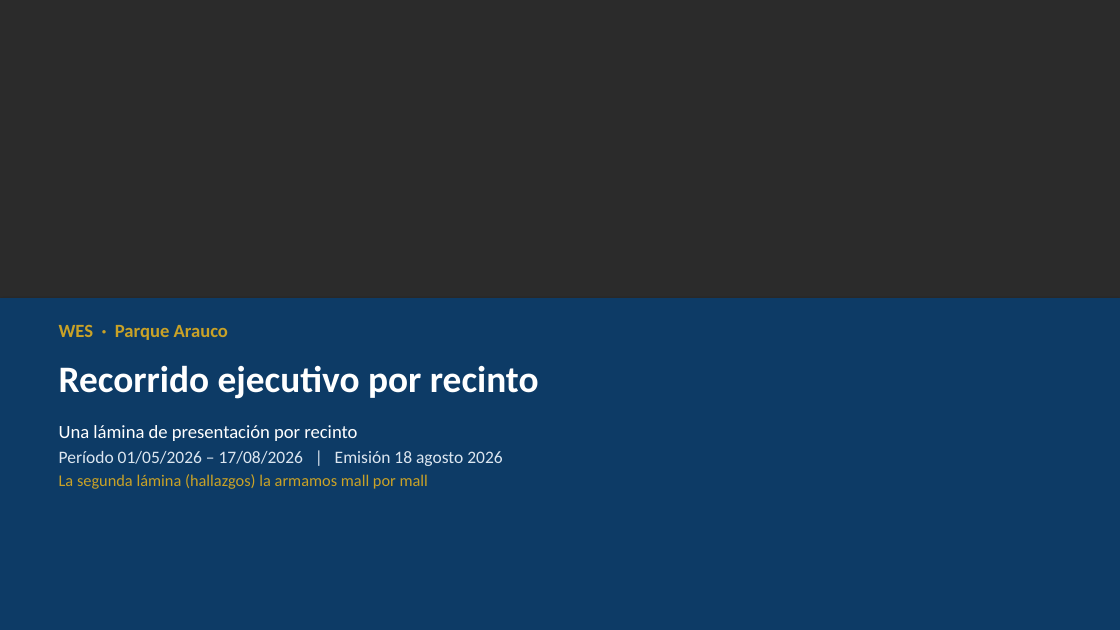
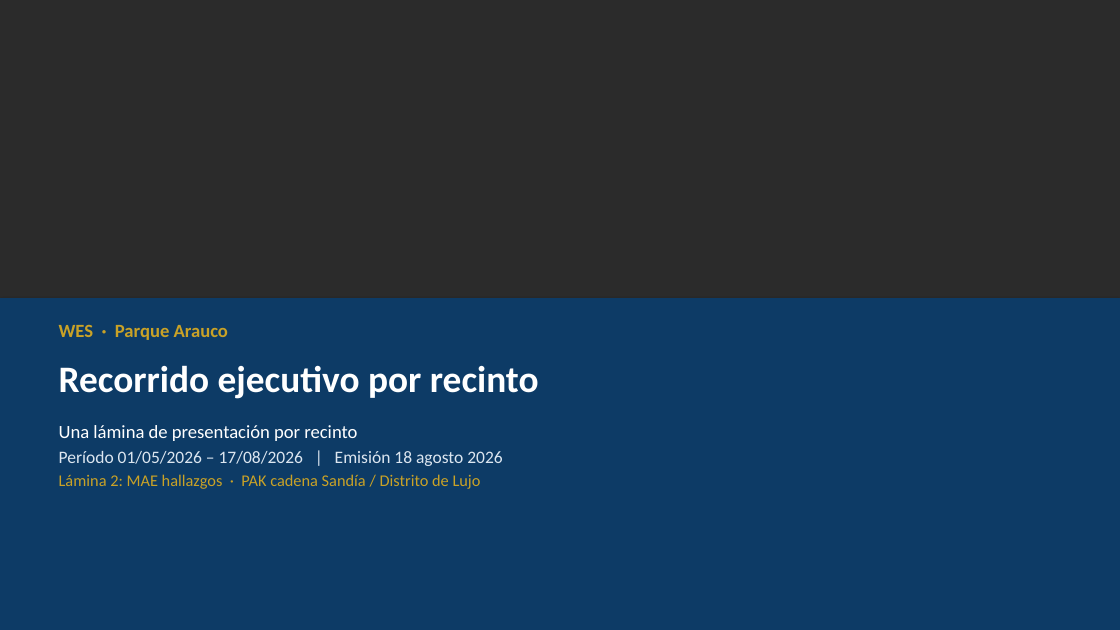
Before and after one commit to anibaloperacionesWes/wes-scripts, a slide deck: slide 1 of reports/Parque_Arauco/TMP_7MALLS/entrega_diego_anibal/Recorrido_ejecutivo_PA_MAE_20260817.pptx. Drawn at 1120x630 pixels with LibreOffice and Linux fonts; fonts in the diff are those of the drawing; background and template pictures are left out; a plain dark background stands for a picture behind light text. Boxes give left, top, right and bottom in pixels: in the first picture for what was removed or moved away, otherwise in the second. Text is boxed around its words. In the diff, an @@ line names an element or a change of style, - is before the commit and + after.

```diff
--- a/reports/Parque_Arauco/TMP_7MALLS/entrega_diego_anibal/Recorrido_ejecutivo_PA_MAE_20260817.pptx
+++ b/reports/Parque_Arauco/TMP_7MALLS/entrega_diego_anibal/Recorrido_ejecutivo_PA_MAE_20260817.pptx
@@ text at (59, 474, 481, 489): text changed @@
-La segunda lámina (hallazgos) la armamos mall por mall
+Lámina 2: MAE hallazgos · PAK cadena Sandía / Distrito de Lujo
```
Also in this commit, not shown: 7 other slides changed, 1 slide added, 10 other files.
